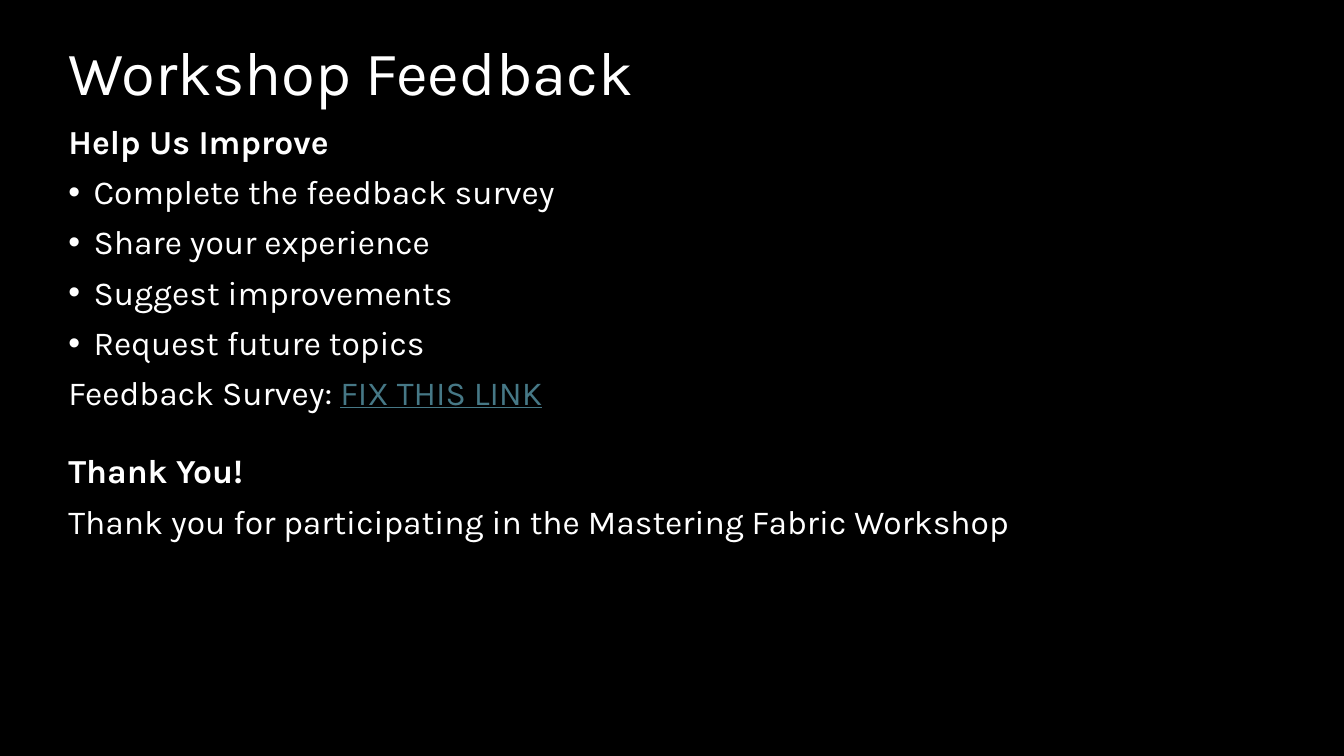
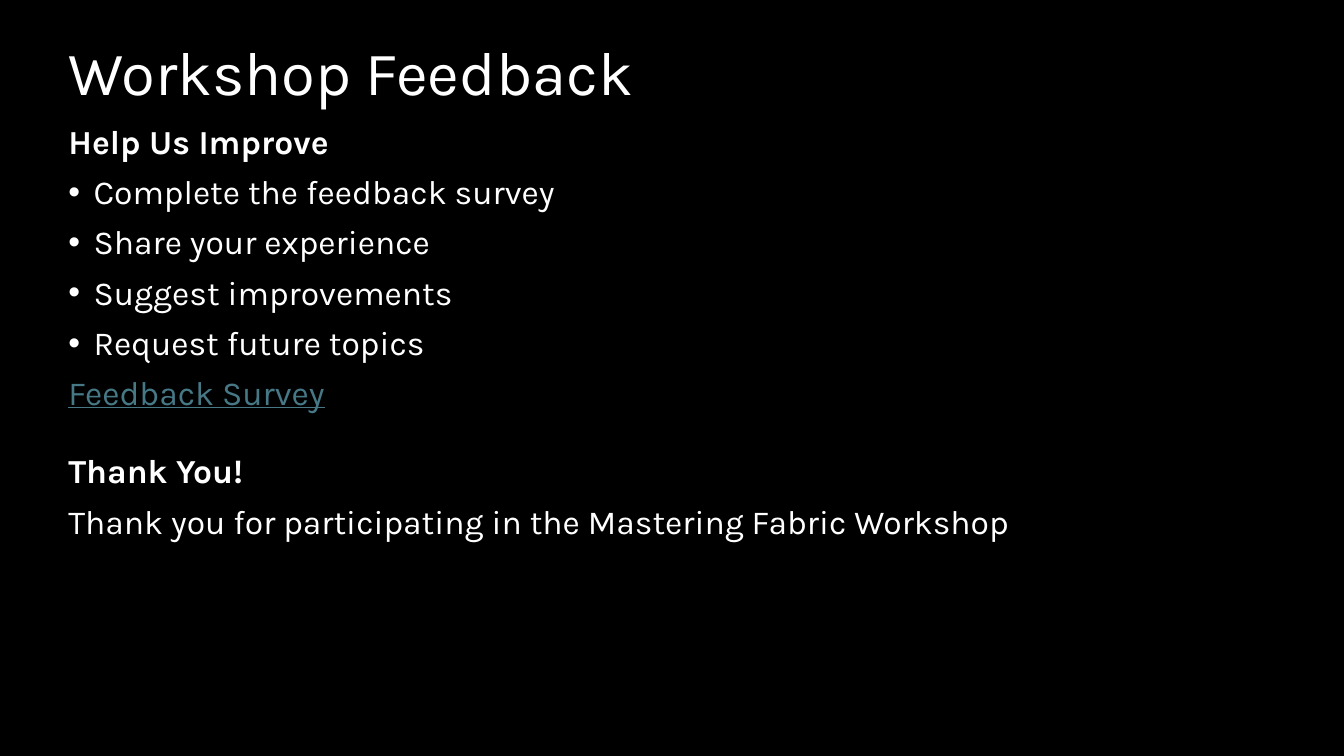
Before and after one commit to Resistor52/fabric_workshop, a slide deck: slide 56 of slides/workshop.pptx (slide 54 before the commit). Drawn at 1344x756 pixels with LibreOffice and Linux fonts; fonts in the diff are those of the drawing. Boxes give left, top, right and bottom in pixels: in the first picture for what was removed or moved away, otherwise in the second. Text is boxed around its words. In the diff, an @@ line names an element or a change of style, - is before the commit and + after.

```diff
--- a/slides/workshop.pptx
+++ b/slides/workshop.pptx
@@ text at [68,382,325,413]: text changed; text colour #FFFFFF to #467886 @@
-Feedback Survey: FIX THIS LINK
+Feedback Survey
```
Also in this commit, not shown: 1 other slide changed, 2 slides added, 39 other files.
